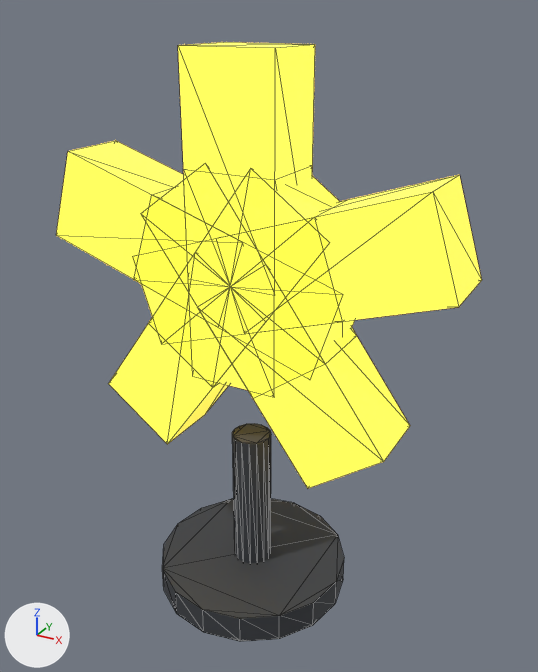
The glTF model public/assets/worldstream/game/star-lod0.glb: old version first, new version second.
Before and after are seen from a camera (50 mm lens) standing at (0.333, -0.568, 0.577) and looking at (0.014, 0.011, 0.287). Lighting does not change. The marker at lower left points along +X, +Y and +Z. The older version comes first. Mesh edges are drawn as thin lines. Vertices at exactly the same position are counted once.

Script lines for the objects in view, before the commit:
```python
me_star = bpy.data.meshes.new('star')
me_star.from_pydata(...)  # 144 vertices, 240 faces; spans x -0.204..0.204, y -0.1..0.1, z 0.0..0.55
# faces by material slot: [120, 120]
me_star.materials.append(mat_glow_yellow)  # yellow #ffd84a, glowing yellow #ffd84a
me_star.materials.append(mat_dark_grey)  # dark grey #3a3d42
ob_star = bpy.data.objects.new('star', me_star)
ob_star.location = (0.0, 0.0, 0.0)
```
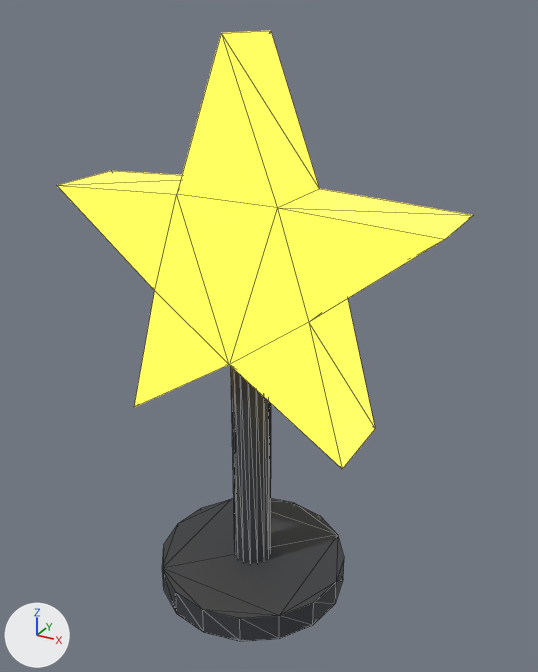
Changed parts and their boxes [x1, y1, x2, y2] in the pictures (538 x 672 px; the box of a moved part takes in the faces that stretch with it):
'star', reshaped: before [56, 42, 482, 642]; after [57, 30, 473, 642]
part 1 of me_star, rebuilt (92% wider, 86% taller): before [141, 163, 357, 399]; after [57, 30, 473, 469]
part 2 of me_star, deleted (yellow): before [56, 42, 482, 488]
part 3 of me_star, moved or reshaped: before [183, 165, 313, 563]; after [231, 367, 271, 563]

The edits, one by one:
me_star is used by ob_star; location (0.0, 0.0, 0.0).
me_star had 144 vertices, 240 faces and spanned x -0.204..0.204, y -0.1..0.1, z 0.0..0.55.
me_star now has 84 vertices, 156 faces and spans x -0.19..0.19, y -0.1..0.1, z 0.0..0.56.
me_star part 1: the loose piece of 8 vertices spanning x -0.095..0.095, y -0.035..0.035, z 0.243..0.457 is rebuilt with 20 vertices and now spans x -0.19..0.19, y -0.04..0.04, z 0.198..0.56.
me_star part 2: 8 loose pieces with 64 vertices, spanning x -0.204..0.204, y -0.035..0.035, z 0.162..0.55, are deleted.
Part 3, on me_star:
8 vertices are removed from x -0.045..0.045, y -0.035..0.035, z 0.25..0.45.
12 faces are deleted.
16 vertices in x -0.02..0.02, y -0.02..0.02, z 0.18 move by (0.0, 0.0, 0.08).
